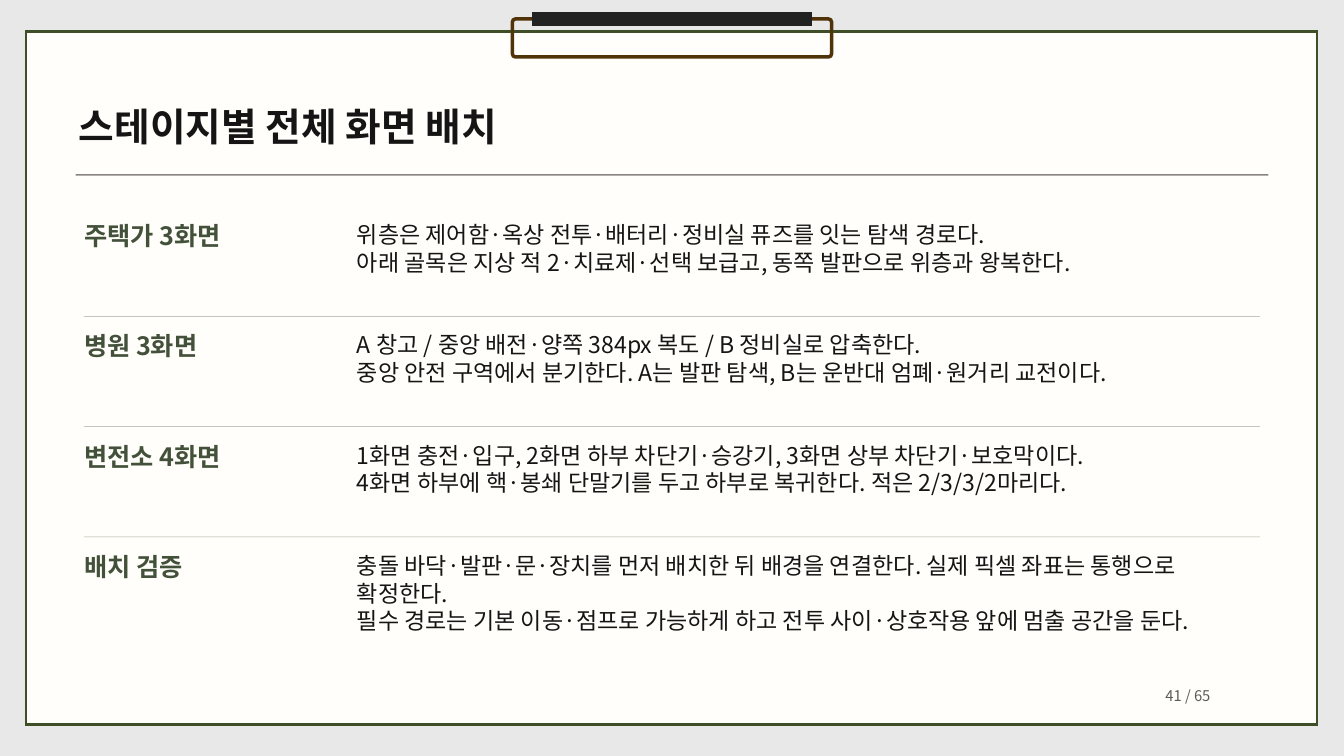
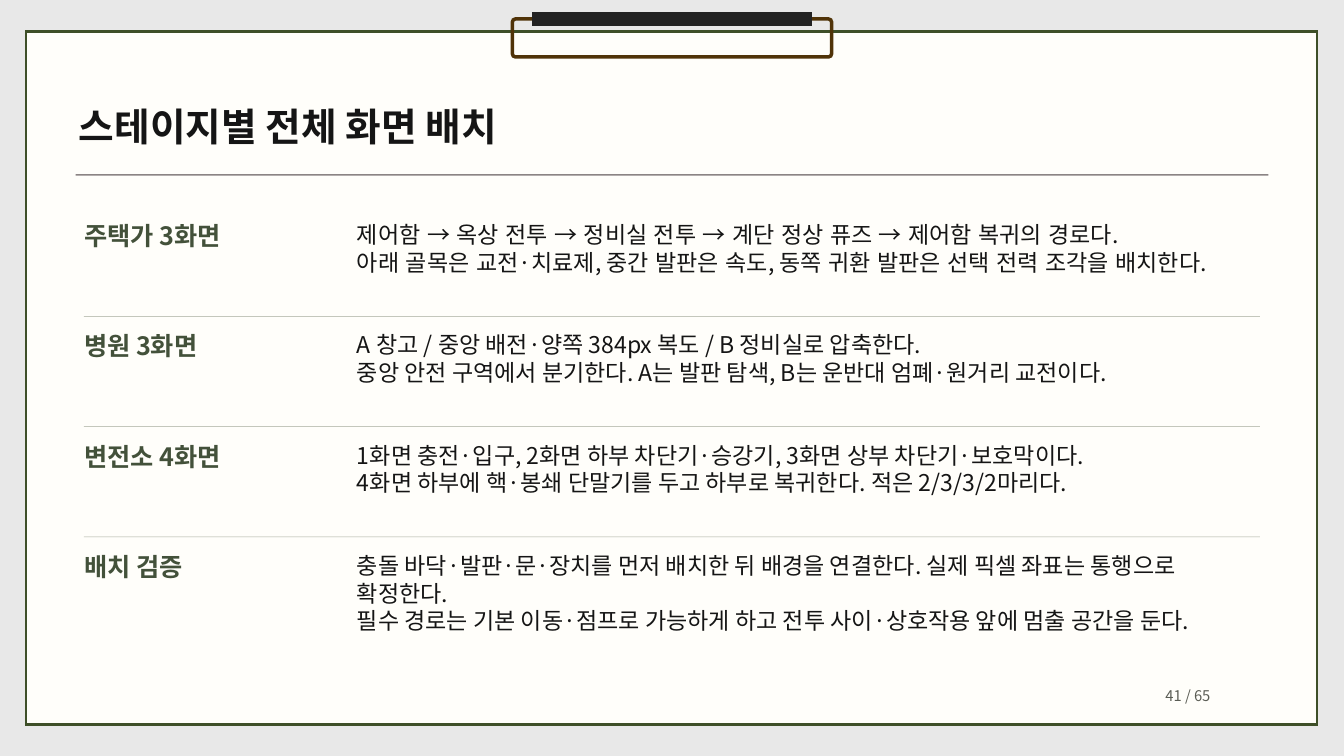
Before and after one commit to dbguswh/2Dgame_project, a slide deck: slide 41 of 2D게임프로그래밍 기획서.pptx. Drawn at 1344x756 pixels with LibreOffice and Linux fonts; fonts in the diff are those of the drawing. Boxes give left, top, right and bottom in pixels: in the first picture for what was removed or moved away, otherwise in the second. Text is boxed around its words. In the diff, an @@ line names an element or a change of style, - is before the commit and + after.

```diff
--- a/2D게임프로그래밍 기획서.pptx
+++ b/2D게임프로그래밍 기획서.pptx
@@ text at (x1=357, y1=223, x2=1207, y2=275): text changed @@
-위층은 제어함·옥상 전투·배터리·정비실 퓨즈를 잇는 탐색 경로다.
-아래 골목은 지상 적 2·치료제·선택 보급고, 동쪽 발판으로 위층과 왕복한다.
+제어함 → 옥상 전투 → 정비실 전투 → 계단 정상 퓨즈 → 제어함 복귀의 경로다.
+아래 골목은 교전·치료제, 중간 발판은 속도, 동쪽 귀환 발판은 선택 전력 조각을 배치한다.
```
Also in this commit, not shown: 20 other slides changed, 1 other file.
